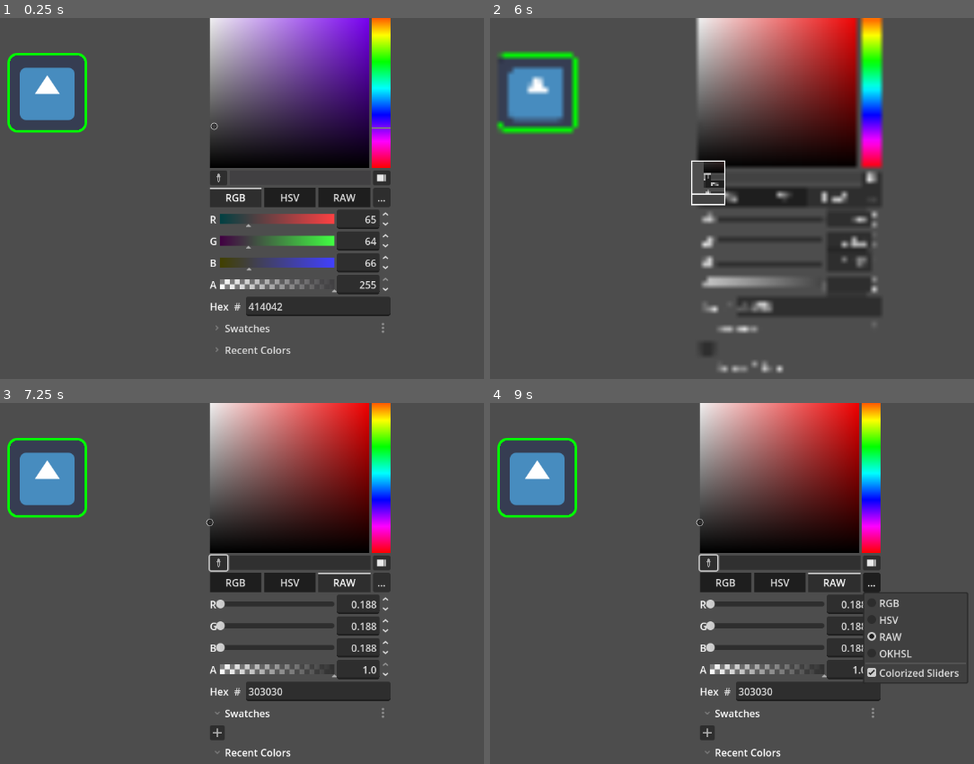
Above: before the commit, frames 1-4 (two rows, left to right).
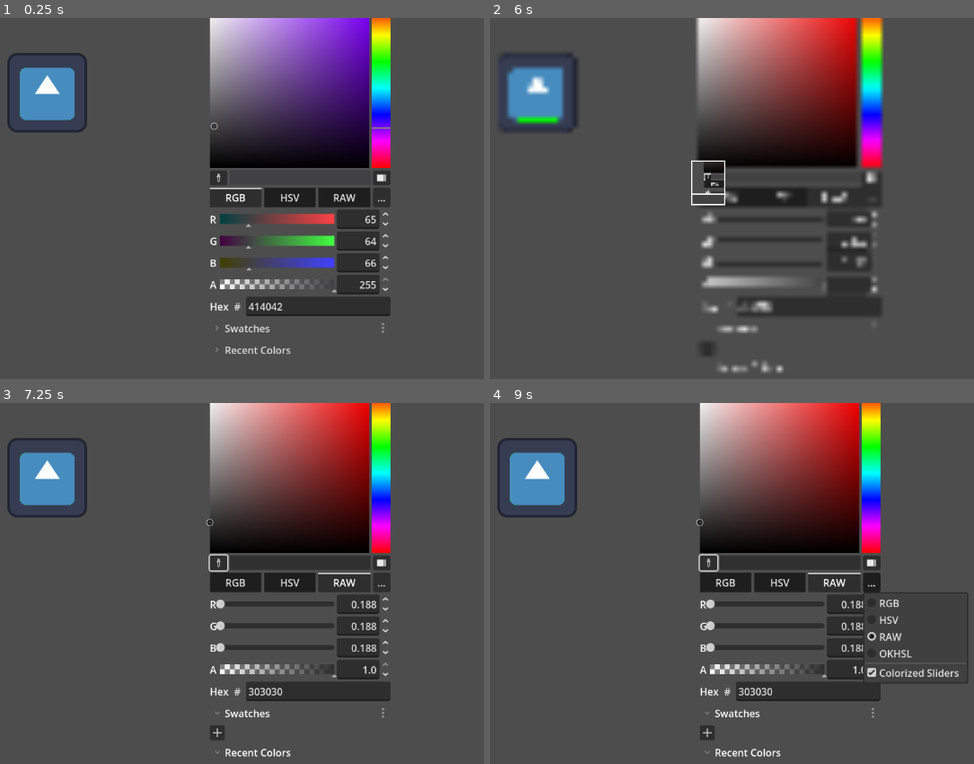
Above: after the commit, the same moments.

Repository: Akhayut/The_Light_Within_The_Dark
Game: Godot game, scene res://scenes/testScenes/test_map.tscn
The game is run twice, just before and just after one commit, with the same random seed, the same clock (stepped at 60 frames per second) and the same inputs. The engine's default icon, where the game draws it, is replaced by a stand-in: a white triangle on a blue panel in a dark square.
Inputs (mouse positions are in pixels of both pictures, inside the frame that each line leads up to):
- Up to frame 1 (0.25 s): no input
- Up to frame 2 (6 s): click (707, 176) at 0.5 s; click "RGB" at 1.25 s; click "HSV" at 2 s; click "RAW" at 2.75 s; click "..." at 3.5 s; click "Swatches" at 4.25 s; click "Recent Colors" at 5 s; click (707, 176) at 5.75 s
- Up to frame 3 (7.25 s): click "RGB" at 6.5 s
- Up to frame 4 (9 s): click "HSV" at 7.25 s; click "RAW" at 8 s; click "..." at 8.75 s

The runs differ from the first frame. In frame 1, 0.5% of the frame differs, in the area x 1-18%, y 9-32%; in frame 2, 1.3%, in the area x 1-19%, y 9-33%; in frame 3, 0.5%; in frame 4, 0.5%.

Commit message:
more shader

Diff:
--- a/the-light-within-the-dark/scripts/shaders/visualFragShader.tres
+++ b/the-light-within-the-dark/scripts/shaders/visualFragShader.tres
@@ -8,7 +8,7 @@
 input_name = "color"
 
 [sub_resource type="VisualShaderNodeIf" id="VisualShaderNodeIf_50wry"]
-default_input_values = [0, 0.278, 1, 0.255, 2, 0.5, 3, Vector3(0, 1, 0), 4, Vector3(0, 0, 0), 5, Vector3(0, 0, 0)]
+default_input_values = [0, 0.278, 1, 0.255, 2, 0.01, 3, Vector3(0, 1, 0), 4, Vector3(0, 0, 0), 5, Vector3(0, 0, 0)]
 
 [resource]
 code = "shader_type canvas_item;
@@ -23,39 +23,39 @@
 	float n_out4p1 = n_out4p0.r;
 
 
-	vec3 n_out2p0;
-// If:2
-	float n_in2p1 = 0.12900;
-	float n_in2p2 = 0.05000;
-	vec3 n_in2p3 = vec3(0.00000, 1.00000, 0.00000);
-	if(abs(n_out4p1 - n_in2p1) < n_in2p2)
+	vec3 n_out5p0;
+// If:5
+	float n_in5p1 = 0.25500;
+	float n_in5p2 = 0.01000;
+	vec3 n_in5p3 = vec3(0.00000, 1.00000, 0.00000);
+	if(abs(n_out4p1 - n_in5p1) < n_in5p2)
 	{
-		n_out2p0 = n_in2p3;
+		n_out5p0 = n_in5p3;
 	}
-	else if(n_out4p1 < n_in2p1)
+	else if(n_out4p1 < n_in5p1)
 	{
-		n_out2p0 = vec3(n_out4p0.xyz);
+		n_out5p0 = vec3(n_out4p0.xyz);
 	}
 	else
 	{
-		n_out2p0 = vec3(n_out4p0.xyz);
+		n_out5p0 = vec3(n_out4p0.xyz);
 	}
 
 
 // Output:0
-	COLOR.rgb = n_out2p0;
+	COLOR.rgb = n_out5p0;
 
 
 }
 "
-graph_offset = Vector2(-294.62, -275.209)
+graph_offset = Vector2(-375.911, -58.236)
 mode = 1
 flags/light_only = false
-nodes/fragment/0/position = Vector2(780, 40)
+nodes/fragment/0/position = Vector2(820, 40)
 nodes/fragment/2/node = SubResource("VisualShaderNodeIf_w1lgn")
-nodes/fragment/2/position = Vector2(0, 360)
+nodes/fragment/2/position = Vector2(-20, 340)
 nodes/fragment/4/node = SubResource("VisualShaderNodeInput_hjns7")
 nodes/fragment/4/position = Vector2(-960, 120)
 nodes/fragment/5/node = SubResource("VisualShaderNodeIf_50wry")
 nodes/fragment/5/position = Vector2(0, -100)
-nodes/fragment/connections = PackedInt32Array(4, 1, 2, 0, 4, 0, 2, 4, 4, 0, 2, 5, 4, 1, 5, 0, 4, 0, 5, 4, 4, 0, 5, 5, 2, 0, 0, 0)
+nodes/fragment/connections = PackedInt32Array(4, 1, 2, 0, 4, 0, 2, 4, 4, 0, 2, 5, 4, 1, 5, 0, 4, 0, 5, 4, 4, 0, 5, 5, 5, 0, 0, 0)
--- a/the-light-within-the-dark/scripts/shaders/visualverShaderTest.tres
+++ b/the-light-within-the-dark/scripts/shaders/visualverShaderTest.tres
@@ -1,15 +1,4 @@
-[gd_resource type="VisualShader" load_steps=12 format=3 uid="uid://dsm8l2cm87exa"]
-
-[sub_resource type="VisualShaderNodeInput" id="VisualShaderNodeInput_e7pal"]
-expanded_output_ports = [0]
-input_name = "color"
-
-[sub_resource type="VisualShaderNodeIf" id="VisualShaderNodeIf_6nnmo"]
-default_input_values = [0, 0.278, 1, 0.278, 2, 1e-05, 3, Vector3(0, 1, 0), 4, Vector3(0, 0, 0), 5, Vector3(0, 0, 0)]
-
-[sub_resource type="VisualShaderNodeVectorCompose" id="VisualShaderNodeVectorCompose_3rk1d"]
-default_input_values = [0, 0.0, 1, 0.0, 2, 0.0, 3, 1.0]
-op_type = 2
+[gd_resource type="VisualShader" load_steps=9 format=3 uid="uid://dsm8l2cm87exa"]
 
 [sub_resource type="VisualShaderNodeInput" id="VisualShaderNodeInput_qxia4"]
 expanded_output_ports = [0]
@@ -33,11 +22,11 @@
 function = 26
 
 [sub_resource type="VisualShaderNodeFloatOp" id="VisualShaderNodeFloatOp_qxia4"]
-default_input_values = [0, 0.0, 1, 1000.0]
+default_input_values = [0, 0.0, 1, 100.0]
 operator = 2
 
 [sub_resource type="VisualShaderNodeFloatOp" id="VisualShaderNodeFloatOp_h6wve"]
-default_input_values = [0, 0.0, 1, 10.0]
+default_input_values = [0, 0.0, 1, 15.0]
 operator = 2
 
 [resource]
@@ -58,7 +47,7 @@
 
 
 // FloatOp:9
-	float n_in9p1 = 10.00000;
+	float n_in9p1 = 15.00000;
 	float n_out9p0 = n_out5p0 * n_in9p1;
 
 
@@ -67,7 +56,7 @@
 
 
 // FloatOp:8
-	float n_in8p1 = 1000.00000;
+	float n_in8p1 = 100.00000;
 	float n_out8p0 = n_out7p0.x * n_in8p1;
 
 
@@ -106,46 +95,6 @@
 
 
 }
-
-void fragment() {
-// Input:2
-	vec4 n_out2p0 = COLOR;
-	float n_out2p1 = n_out2p0.r;
-
-
-	vec3 n_out3p0;
-// If:3
-	float n_in3p1 = 0.27800;
-	float n_in3p2 = 0.00001;
-	vec3 n_in3p3 = vec3(0.00000, 1.00000, 0.00000);
-	vec3 n_in3p4 = vec3(0.00000, 0.00000, 0.00000);
-	vec3 n_in3p5 = vec3(0.00000, 0.00000, 0.00000);
-	if(abs(n_out2p1 - n_in3p1) < n_in3p2)
-	{
-		n_out3p0 = n_in3p3;
-	}
-	else if(n_out2p1 < n_in3p1)
-	{
-		n_out3p0 = n_in3p5;
-	}
-	else
-	{
-		n_out3p0 = n_in3p4;
-	}
-
-
-// VectorCompose:4
-	float n_in4p0 = 0.00000;
-	float n_in4p2 = 0.00000;
-	float n_in4p3 = 1.00000;
-	vec4 n_out4p0 = vec4(n_in4p0, n_out3p0.x, n_in4p2, n_in4p3);
-
-
-// Output:0
-	COLOR.rgb = vec3(n_out4p0.xyz);
-
-
-}
 "
 mode = 1
 flags/light_only = false
@@ -168,10 +117,3 @@
 nodes/vertex/9/position = Vector2(-1260, 580)
 nodes/vertex/connections = PackedInt32Array(2, 2, 4, 1, 2, 0, 3, 0, 3, 0, 0, 0, 4, 0, 3, 1, 7, 0, 8, 0, 8, 0, 6, 0, 6, 0, 4, 4, 5, 0, 9, 0, 9, 0, 7, 0)
 nodes/fragment/0/position = Vector2(2600, 400)
-nodes/fragment/2/node = SubResource("VisualShaderNodeInput_e7pal")
-nodes/fragment/2/position = Vector2(1220, 400)
-nodes/fragment/3/node = SubResource("VisualShaderNodeIf_6nnmo")
-nodes/fragment/3/position = Vector2(1860, 400)
-nodes/fragment/4/node = SubResource("VisualShaderNodeVectorCompose_3rk1d")
-nodes/fragment/4/position = Vector2(2260, 420)
-nodes/fragment/connections = PackedInt32Array(4, 0, 0, 0, 3, 0, 4, 1, 2, 1, 3, 0)
